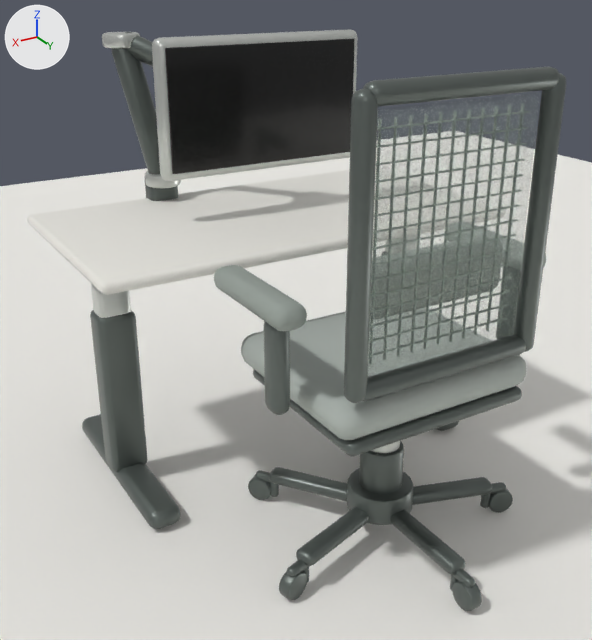
Renders of the Blender file assets/models/workstation-furniture.blend from each side of a commit.
One viewpoint serves both versions: a 50 mm lens placed at (1.099, 1.698, 1.354), pointed at (0.075, -0.007, 0.502). The lights are fixed; the arrows at upper left show +X, +Y and +Z. The first picture is the older version.

The older version as bpy lines, for what is in view:
```python
mat_furniture_screen = principled_material('Furniture_Screen')
mat_furniture_screen.base_color = (0.0, 0.0, 0.0)  # black #000000
mat_furniture_screen.roughness = 0.22
mat_furniture_screen.coat_weight = 0.12
me_chairbackrail_bottommesh = bpy.data.meshes.new('ChairBackRail_BottomMesh')
me_chairbackrail_bottommesh.from_pydata(...)  # 96 vertices, 98 faces; spans x -0.235..0.235, y -0.023..0.023, z -0.023..0.023
me_chairbackrail_bottommesh.polygons.foreach_set('use_smooth', [True] * 98)
me_chairbackrail_bottommesh.materials.append(mat_furniture_graphite)  # dark grey #616965
me_chairbackrail_rmesh = bpy.data.meshes.new('ChairBackRail_RMesh')
me_chairbackrail_rmesh.from_pydata(...)  # 96 vertices, 98 faces; spans x -0.023..0.023, y -0.023..0.023, z -0.31..0.31
me_chairbackrail_rmesh.polygons.foreach_set('use_smooth', [True] * 98)
me_chairbackrail_rmesh.materials.append(mat_furniture_graphite)  # dark grey #616965
me_monitorpanelmesh = bpy.data.meshes.new('MonitorPanelMesh')
me_monitorpanelmesh.from_pydata(...)  # 96 vertices, 98 faces; spans x -0.282..0.282, y -0.003..0.003, z -0.157..0.157
me_monitorpanelmesh.polygons.foreach_set('use_smooth', [True] * 98)
me_monitorpanelmesh.materials.append(mat_furniture_screen)  # black #000000
ob_chairbackrail_bottom = bpy.data.objects.new('ChairBackRail_Bottom', me_chairbackrail_bottommesh)
ob_chairbackrail_bottom.parent = ob_chairbackframe
ob_chairbackrail_bottom.location = (0.0, 0.205, 0.08)
ob_chairbackrail_r = bpy.data.objects.new('ChairBackRail_R', me_chairbackrail_rmesh)
ob_chairbackrail_r.parent = ob_chairbackframe
ob_chairbackrail_r.location = (0.235, 0.205, 0.37)
ob_monitorpanel = bpy.data.objects.new('MonitorPanel', me_monitorpanelmesh)
ob_monitorpanel.parent = ob_deskroot
ob_monitorpanel.location = (0.0, -0.008, 1.015)
# also in view: 'ChairBackRail_Top' at (0.0, 0.493, 1.15); 'ChairBaseSpoke_5' at (0.147, 0.336, 0.085); 'MonitorLowerArm' at (0.236, -0.598, 0.974); 'ChairGasOuter' at (0.0, 0.288, 0.165); 'ChairArmrest_R' at (0.335, 0.268, 0.715)
```
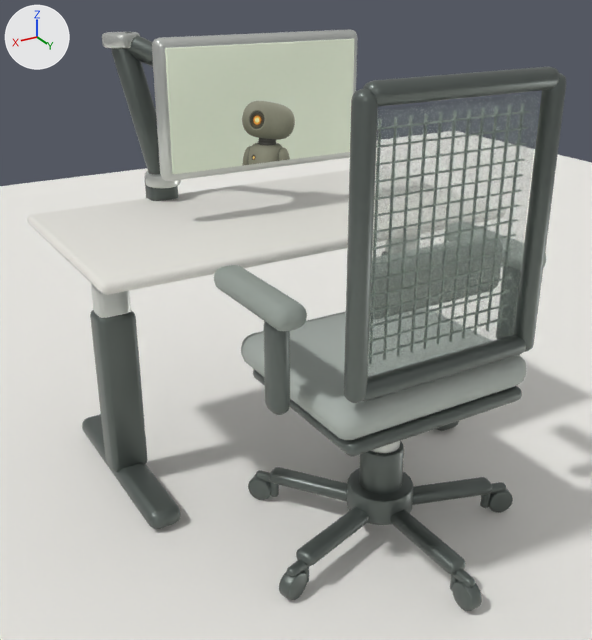
Commit message: Add Jiuwei wallpaper to monitor

Pixel boxes [x1, y1, x2, y2] of what changed, in the pictures (592 x 640 px):
'MonitorPanel', surface changed (black to grey)
    both: [165, 39, 355, 174]

The change, as a list of edits to the scene's bpy script:
```text
Add img_monitorwallpaper:
    img_monitorwallpaper = load_image('MonitorWallpaper', 'textures/monitor-wallpaper.png', 1024, 576, 'sRGB')
Change mat_furniture_screen:
    where n0 = _N.new('ShaderNodeBsdfPrincipled'); n0.name = 'Principled BSDF'
    remove n0.inputs[0].default_value = (0.0, 0.0, 0.0, 1.0)  # 'Base Color', black #000000
    n0.inputs[2].default_value: 0.22 -> 0.42  # 'Roughness'
    n0.inputs[19].default_value: 0.12 -> 0.04  # 'Coat Weight'
    add n0.inputs[28].default_value = 0.18  # 'Emission Strength'
    add n2 = _N.new('ShaderNodeTexImage'); n2.name = 'MonitorWallpaperTexture'
    add n2.image = img_monitorwallpaper
    add _L.new(n2.outputs[0], n0.inputs[0])  # 'Color' to 'Base Color'
    add _L.new(n2.outputs[0], n0.inputs[27])  # 'Color' to 'Emission Color'
Change me_monitorpanelmesh:
    where me_monitorpanelmesh.from_pydata(...)  # 96 vertices, 98 faces; spans x -0.282..0.282, y -0.003..0.003, z -0.157..0.157
    used by ob_monitorpanel; parent = ob_deskroot; location = (0.0, -0.008, 1.015)
    me_monitorpanelmesh part 1: texture (UV) coordinates of 98 of 98 faces, centred in x -0.282..0.282, y -0.003..0.003, z -0.157..0.157, changed; they spanned u 0.12..0.88, v 0.0..1.0 and now span u 0.0..1.0, v 0.0..1.0
```
